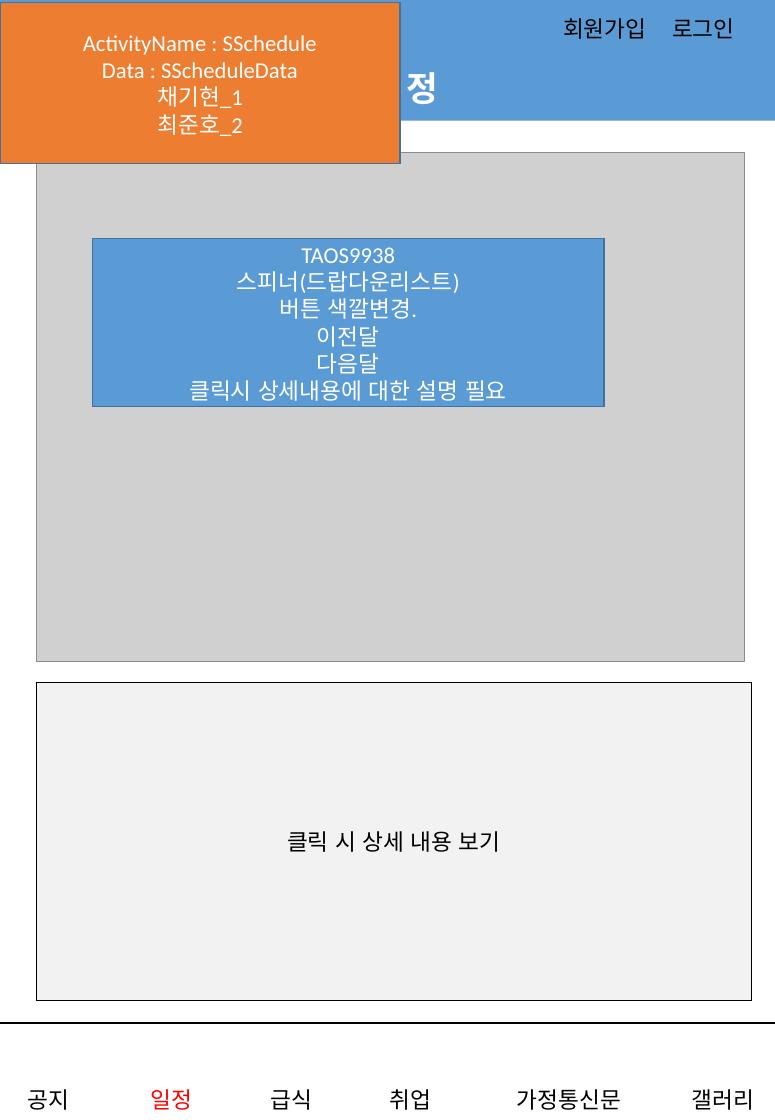
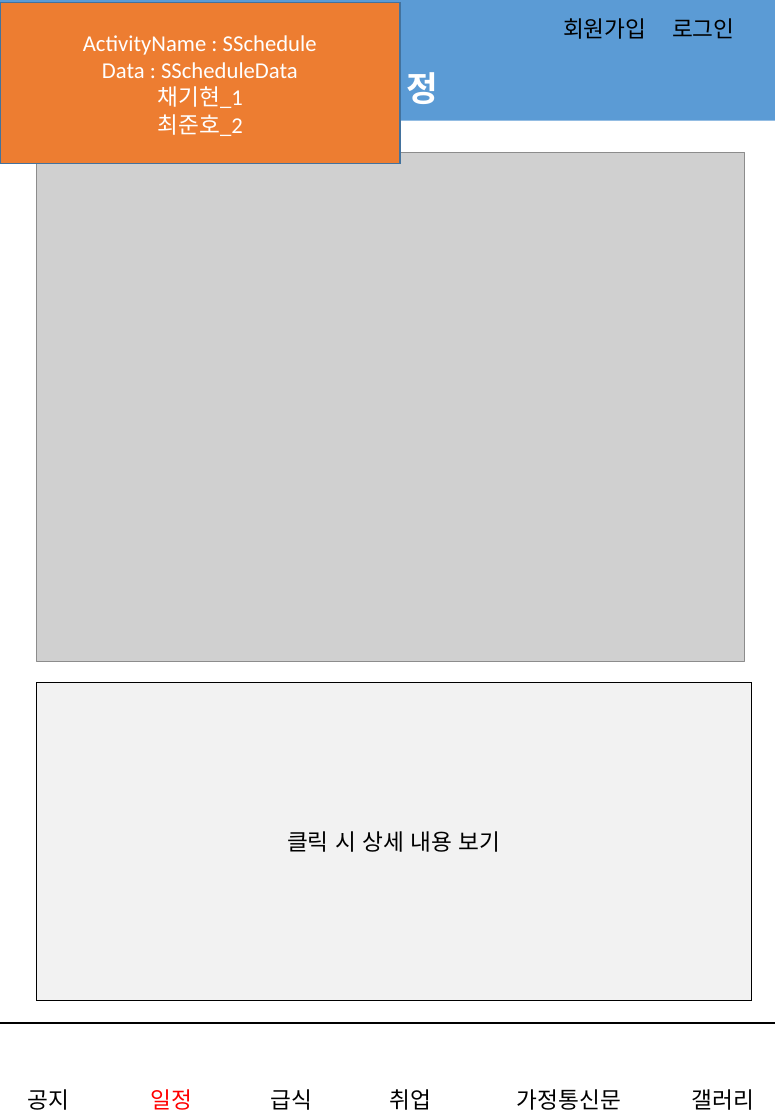
Before and after one commit to jungho-shin/SIHSchool, a slide deck: slide 3 of app/src/main/assets/어플_스토리보드.pptx. Drawn at 775x1120 pixels with LibreOffice and Linux fonts; fonts in the diff are those of the drawing; grey boxes stand for pictures; background and template pictures are left out. Boxes give left, top, right and bottom in pixels: in the first picture for what was removed or moved away, otherwise in the second. Text is boxed around its words. In the diff, an @@ line names an element or a change of style, - is before the commit and + after.

```diff
--- a/app/src/main/assets/어플_스토리보드.pptx
+++ b/app/src/main/assets/어플_스토리보드.pptx
@@ rectangle removed at [93, 238, 604, 406] @@
-TAOS9938
-스피너(드랍다운리스트)
-버튼 색깔변경.
-이전달
-다음달
-클릭시 상세내용에 대한 설명 필요
```
Also in this commit, not shown: 1 other slide changed.
